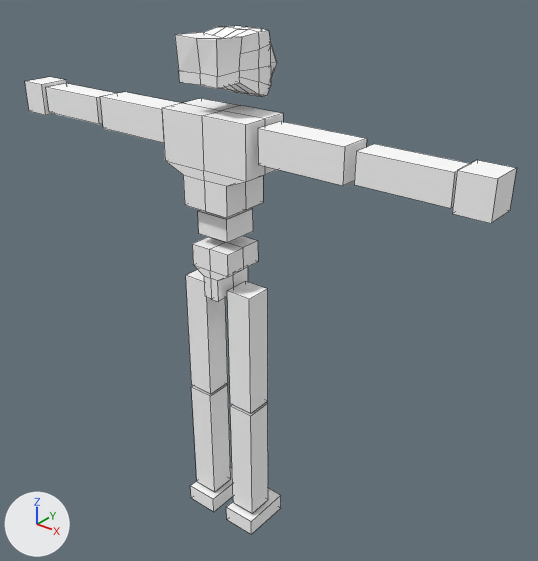
An edit to the Blender file Assets/Models/Robot.blend, drawn before and after from the same camera.
Before and after are seen from a 50 mm lens placed at (1.362, -1.519, 1.855), pointed at (0.069, 0.097, 0.853). Every picture has the same lights, and +X, +Y and +Z are marked at lower left. Mesh edges are drawn as thin lines.

Before the edit, the objects in view are built like this:
```python
me_robotmesh = bpy.data.meshes.new('RobotMesh')
me_robotmesh.from_pydata(...)  # 253 vertices, 227 faces; spans x -5.12..5.11, y -0.71..0.79, z -2.98..7.05
me_robotmesh.materials.append(mat_flatwhite)  # white #ffffff
ob_robot = bpy.data.objects.new('Robot', me_robotmesh)
ob_robot.location = (0.0, 0.0, 1.12)
ob_robot.rotation_euler = (0.0, 0.0, 3.142)  # degrees (0, 0, 180)
ob_robot.scale = (-0.159, -0.159, -0.159)
```
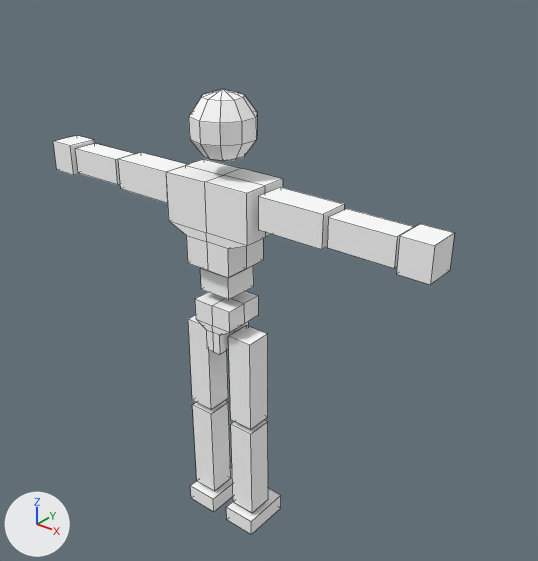
Boxes (x1, y1, x2, y2) around the edits, measured in the pictures (538 x 561 px; the box of a moved part takes in the faces that stretch with it):
'Robot', reshaped (18% narrower, 12% shorter): before (25, 26, 516, 534); after (53, 89, 454, 534)
part 1 of me_robotmesh, moved or reshaped: before (162, 98, 283, 218); after (166, 159, 283, 278)
part 2 of me_robotmesh, moved or reshaped: before (198, 208, 253, 243); after (200, 266, 254, 299)
part 3 of me_robotmesh, moved or reshaped: before (192, 236, 258, 301); after (195, 291, 258, 354)
part 4 of me_robotmesh, added: after (188, 315, 228, 409)
part 5 of me_robotmesh, moved or reshaped: before (191, 384, 231, 492); after (192, 401, 231, 491)
part 6 of me_robotmesh, added: after (228, 325, 268, 429)
part 7 of me_robotmesh, moved or reshaped: before (230, 403, 268, 514); after (231, 420, 268, 513)
part 8 of me_robotmesh, added: after (118, 152, 187, 203)
part 9 of me_robotmesh, added: after (75, 144, 134, 185)
part 10 of me_robotmesh, moved or reshaped: before (25, 77, 67, 115); after (53, 136, 95, 175)
part 11 of me_robotmesh, moved or reshaped: before (258, 121, 367, 186); after (258, 187, 344, 249)
part 12 of me_robotmesh, moved or reshaped: before (354, 144, 471, 208); after (327, 209, 414, 268)
part 13 of me_robotmesh, moved or reshaped: before (452, 160, 516, 223); after (397, 224, 454, 285)
part 14 of me_robotmesh, added: after (189, 89, 257, 161)
part 15 of me_robotmesh, deleted: before (175, 26, 277, 97)
part 16 of me_robotmesh, deleted: before (100, 92, 180, 143)
part 17 of me_robotmesh, deleted: before (227, 281, 268, 413)
part 18 of me_robotmesh, deleted: before (46, 83, 117, 124)
part 19 of me_robotmesh, deleted: before (186, 270, 228, 394)

The change, as a diff of the scene's bpy script:
```diff
--- a/Assets/Models/Robot.blend.py
+++ b/Assets/Models/Robot.blend.py
@@ me_robotmesh @@
 me_robotmesh.from_pydata(...)  # 253 vertices, 227 faces; spans x -5.12..5.11, y -0.71..0.79, z -2.98..7.05
 # used by ob_robot; location = (0.0, 0.0, 1.12); rotation_euler = (0.0, 0.0, 3.142), in degrees (0, 0, 180); scale = (-0.159, -0.159, -0.159)
+# me_robotmesh part 1: the loose piece of 34 vertices spanning x -0.94..0.95, y -0.63..0.36, z -1.68..0.0 is moved by (0.0, 0.0, 1.14)
+# me_robotmesh part 2: the loose piece of 8 vertices spanning x -0.37..0.35, y -0.45..0.26, z 0.13..0.57 is moved by (0.0, 0.0, 1.14)
+# me_robotmesh part 3: the loose piece of 34 vertices spanning x -0.42..0.43, y -0.57..0.29, z 0.75..1.75 is moved by (0.0, 0.0, 1.14)
+# me_robotmesh part 4: a new loose piece, a box spanning x -0.8..-0.26, y -0.41..0.12, z 2.52..4.46, in mat_flatwhite (white #ffffff)
+# me_robotmesh part 5: the loose piece of 8 vertices spanning x -0.8..-0.26, y -0.42..0.13, z 4.12..6.64 is scaled about its middle by (1, 1, 0.815), then moved by (0.0, 0.0, 0.21)
+# me_robotmesh part 6: a new loose piece, a box spanning x 0.27..0.8, y -0.41..0.12, z 2.52..4.46, in mat_flatwhite (white #ffffff)
+# me_robotmesh part 7: the loose piece of 8 vertices spanning x 0.27..0.81, y -0.42..0.13, z 4.12..6.64 is scaled about its middle by (1, 1, 0.815), then moved by (0.0, 0.0, 0.21)
+# me_robotmesh part 8: a new loose piece, a box spanning x -2.41..-1.09, y -0.48..0.11, z -0.46..0.13, in mat_flatwhite (white #ffffff)
+# me_robotmesh part 9: a new loose piece, a box spanning x -3.76..-2.53, y -0.44..0.07, z -0.42..0.09, in mat_flatwhite (white #ffffff)
+# me_robotmesh part 10: the loose piece of 8 vertices spanning x -5.12..-4.55, y -0.49..0.12, z -1.61..-1.0 is moved by (0.71, 0.0, 1.14)
+# me_robotmesh part 11: the loose piece of 8 vertices spanning x 1.08..2.75, y -0.48..0.13, z -1.62..-1.01 is scaled about its middle by (0.791, 1, 1), then moved by (-0.17, 0.0, 1.14)
+# me_robotmesh part 12: the loose piece of 8 vertices spanning x 2.91..4.49, y -0.45..0.07, z -1.57..-1.04 is scaled about its middle by (0.779, 1, 1), then moved by (-0.61, 0.0, 1.14)
+# me_robotmesh part 13: the loose piece of 8 vertices spanning x 4.54..5.11, y -0.5..0.12, z -1.61..-0.99 is moved by (-0.77, 0.0, 1.14)
+# me_robotmesh part 14: a new loose piece, a UV sphere (10 segments, 5 rings, poles along z) spanning x -0.56..0.58, y -0.7..0.5, z -2.04..-0.78, in mat_flatwhite (white #ffffff)
+# me_robotmesh part 15: the loose piece of 81 vertices spanning x -0.51..0.51, y -0.71..0.79, z -2.98..-1.83 is deleted
+# me_robotmesh part 16: the loose piece of 8 vertices spanning x -2.75..-1.09, y -0.48..0.11, z -1.61..-1.01 is deleted
+# me_robotmesh part 17: the loose piece of 8 vertices spanning x 0.27..0.8, y -0.41..0.12, z 1.56..4.07 is deleted
+# me_robotmesh part 18: the loose piece of 8 vertices spanning x -4.5..-2.92, y -0.44..0.07, z -1.56..-1.05 is deleted
+# me_robotmesh part 19: the loose piece of 8 vertices spanning x -0.8..-0.26, y -0.41..0.12, z 1.56..4.07 is deleted
 me_robotmesh.materials.append(mat_flatwhite)
```
